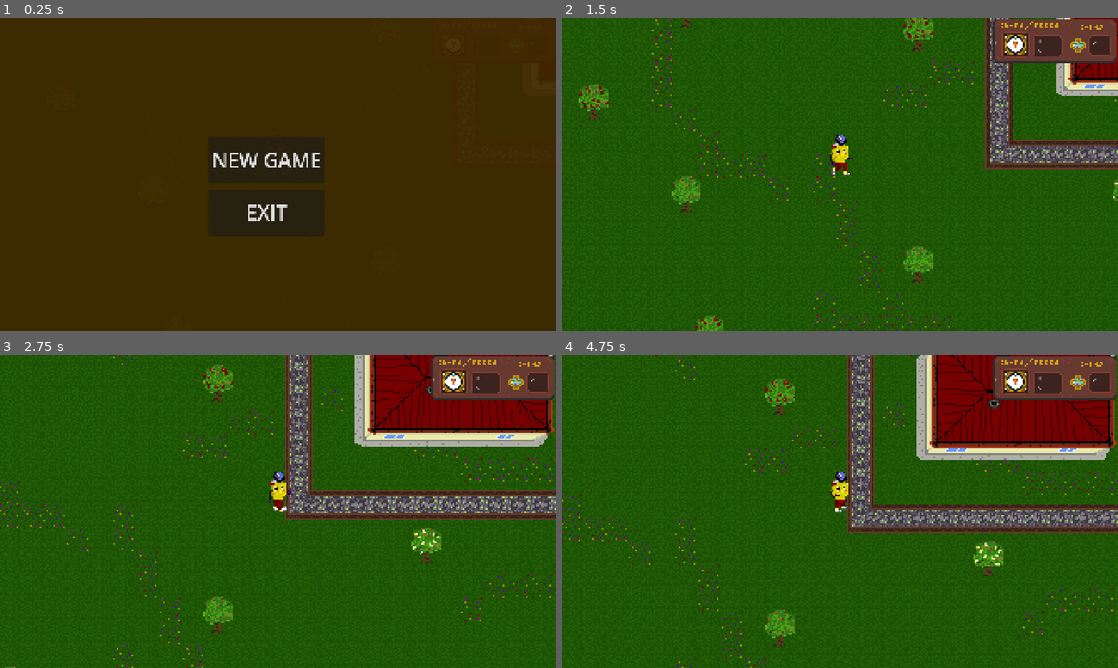
Above: before the commit, frames 1-4 (two rows, left to right).
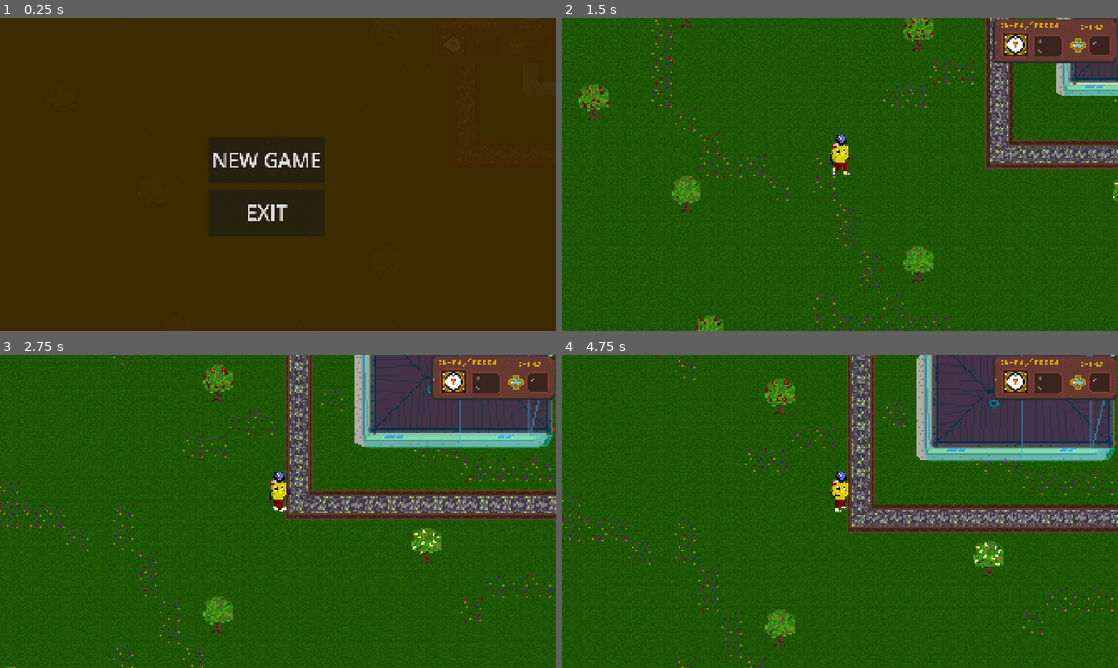
Above: after the commit, the same moments.

Repository: eric-dotcom-rgb/Yard-of-Despair
Game: Godot game, scene res://scenes/game world/world.tscn
The game is run twice, just before and just after one commit, with the same random seed, the same clock (stepped at 60 frames per second) and the same inputs.
Inputs (mouse positions are in pixels of both pictures, inside the frame that each line leads up to):
- Up to frame 1 (0.25 s): no input
- Up to frame 2 (1.5 s): click "NEW GAME" at 0.5 s; tap Enter at 1.25 s; move the mouse to (962, 158) at 1.27 s; hold D (right) from 1.28 s (still down); tap F (farm) at 1.35 s; click (962, 158) at 1.42 s
- Up to frame 3 (2.75 s): keep holding D (right); tap W (up) at 1.52, 2.27 s; move the mouse to (166, 527) at 2.02 s; tap Alt at 2.1 s
- Up to frame 4 (4.75 s): move the mouse to (895, 442) at 2.77 s; release D (right) at 2.78 s; hold A (left) 2.78-3.53 s; tap Shift at 2.85 s; move the mouse to (812, 574) at 3.52 s; hold D (right) from 3.53 s (still down); tap 1 at 3.6 s; click (812, 574) at 3.67 s; tap W (up) at 3.77, 4.52 s; move the mouse to (1006, 558) at 4.27 s; tap 6 at 4.35 s

The runs differ from the first frame. In frame 2, 1.1% of the frame differs, in the area x 89-100%, y 0-25%; in frame 3, 7.1%; in frame 4, 8.6%, in the area x 65-100%, y 0-34%.

Commit message:
update 2 week 4
assets for shop

Diff:
--- a/scenes/game world/world.tscn
+++ b/scenes/game world/world.tscn
@@ -599,6 +599,7 @@
 tile_map_data = PackedByteArray("AAArAAsAAAAAAAAAAAArAAwAAAAAAAEAAAArAA0AAAAAAAIAAAArAA4AAAAAAAMAAAArAA8AAAAAAAQAAAAsAA …(1424 unchanged characters)…
 tile_set = SubResource("TileSet_7bi7l")
 y_sort_origin = 1
+collision_visibility_mode = 1
 
 [node name="gate" type="TileMapLayer" parent="tiles" unique_id=25244370]
 tile_map_data = PackedByteArray("AAB3ABwAAAAAAAAAAAA=")
--- a/scripts/crops/CropData.gd
+++ b/scripts/crops/CropData.gd
@@ -9,5 +9,6 @@
 @export var soil_wgreenplants_id: int = 1
 @export var soil_wlightgreenplants_id: int = 0
 @export var crop_id: int = 2
+@export var seed_price: int = 10
 
 @export var growing_time: float = 15
--- a/scripts/crops/carrot.tres
+++ b/scripts/crops/carrot.tres
@@ -8,4 +8,5 @@
 script = ExtResource("1_wkr61")
 seed_icon = ExtResource("3_r8g15")
 harvested_icon = ExtResource("1_rw7jt")
+seed_price = 6
 metadata/_custom_type_script = "uid://b8sggujbk6vtl"
--- a/scripts/crops/hotchilipeppers.tres
+++ b/scripts/crops/hotchilipeppers.tres
@@ -10,5 +10,6 @@
 seed_icon = ExtResource("1_0wmnv")
 harvested_icon = ExtResource("1_v57l6")
 crop_id = 3
+seed_price = 8
 growing_time = 7.0
 metadata/_custom_type_script = "uid://b8sggujbk6vtl"
--- a/scripts/crops/onion.tres
+++ b/scripts/crops/onion.tres
@@ -10,5 +10,6 @@
 seed_icon = ExtResource("3_y2t68")
 harvested_icon = ExtResource("1_won5j")
 crop_id = 4
+seed_price = 12
 growing_time = 10.0
 metadata/_custom_type_script = "uid://b8sggujbk6vtl"
--- a/scripts/crops/potatoes.tres
+++ b/scripts/crops/potatoes.tres
@@ -10,5 +10,6 @@
 seed_icon = ExtResource("1_5iyk4")
 harvested_icon = ExtResource("1_eo0dr")
 crop_id = 5
+seed_price = 3
 growing_time = 12.0
 metadata/_custom_type_script = "uid://b8sggujbk6vtl"
--- a/scripts/crops/pumpkin.tres
+++ b/scripts/crops/pumpkin.tres
@@ -10,5 +10,6 @@
 seed_icon = ExtResource("1_dch6m")
 harvested_icon = ExtResource("1_47q0g")
 crop_id = 6
+seed_price = 18
 growing_time = 30.0
 metadata/_custom_type_script = "uid://b8sggujbk6vtl"
Binary file added: assets/shop window/buy pressed.png
Binary file added: assets/shop window/buy unpressed.png
Binary file added: assets/shop window/close button pressed.png
Not shown, added: assets/shop window/close button pressed.png.import
Binary file added: assets/shop window/close button unpressed.png
Not shown, added: assets/shop window/close button unpressed.png.import
Binary file added: assets/shop window/coin.png
Binary file added: assets/shop window/seed container for carrots.png
Binary file added: assets/shop window/seed container for hot chili peppers.png
Binary file added: assets/shop window/seed container for onion.png
Binary file added: assets/shop window/seed container for potatoes.png
Binary file added: assets/shop window/seed container pumpkin.png
(and 1 more such lines)
